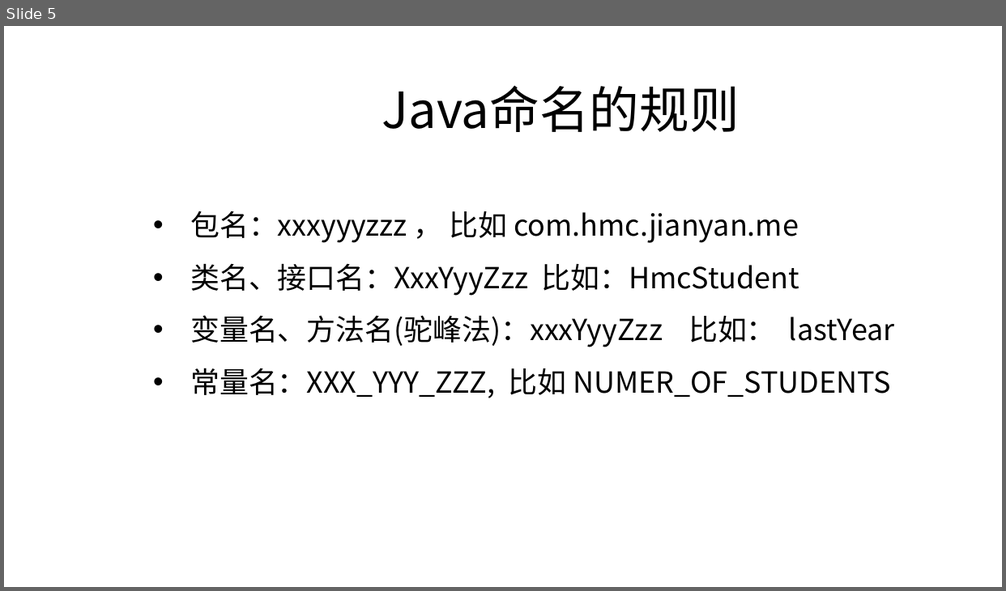
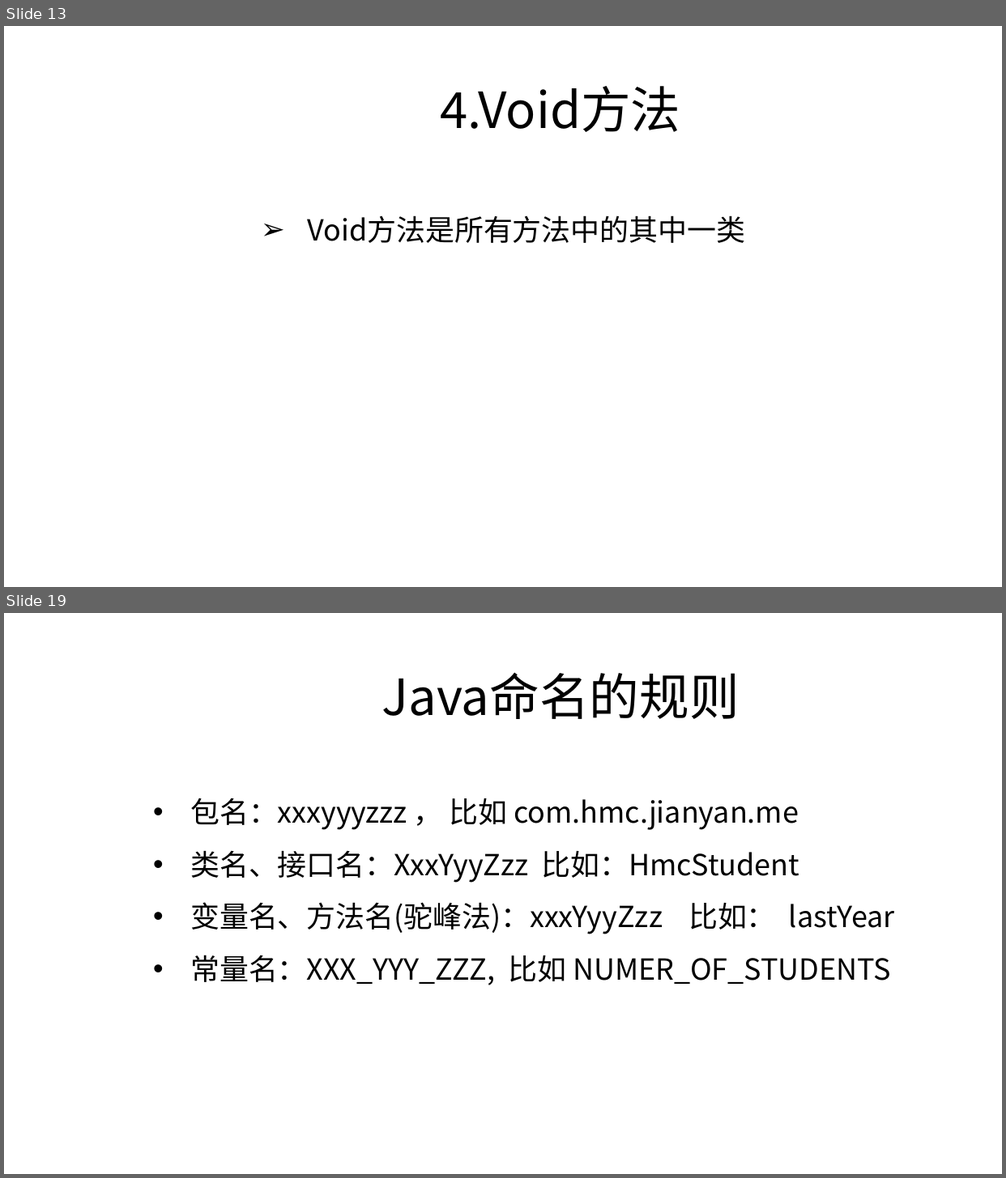
Before and after one commit to zjyesir/hmc_java_1, a slide deck: ppt/2.3 方法.pptx. Shown one above the other, each under a label of ours: slide 5 before the commit, slides 13 and 19 after it; the slides between them are not shown. The pictures are 1006x591 and 1006x1178 pixels, drawn with LibreOffice and Linux fonts; fonts in the diff are those of the drawing; background and template pictures are left out. Boxes give left, top, right and bottom in pixels: in the first picture for what was removed or moved away, otherwise in the second. Text is boxed around its words. In the diff, an @@ line names an element or a change of style, - is before the commit and + after.

```diff
--- a/ppt/2.3 方法.pptx
+++ b/ppt/2.3 方法.pptx
@@ slide 13 added at [4,26,1002,587], background picture (left out) @@
@@ text added at [441,86,681,132], 48 pt, text #000000 @@
+4.Void方法
@@ text added at [308,216,745,243], 28 pt, text #000000 @@
+➢ Void方法是所有方法中的其中一类
@@ what was slide 5 is now slide 19 @@
```
Also in this commit, not shown: 3 slides changed, 14 other slides added, 1 slide removed, 1 other file.
